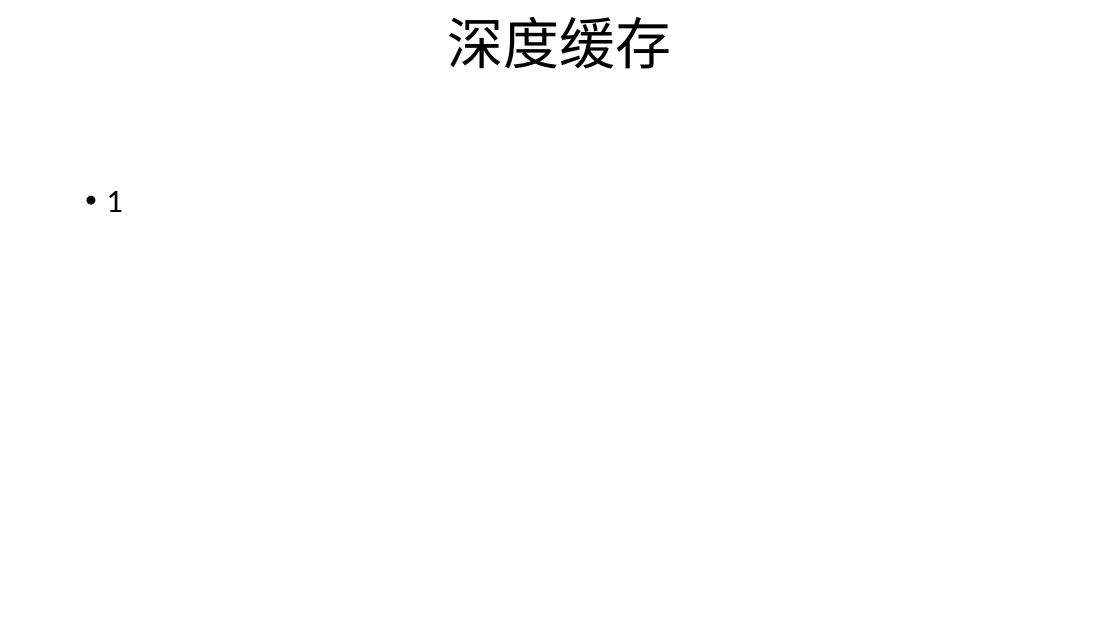
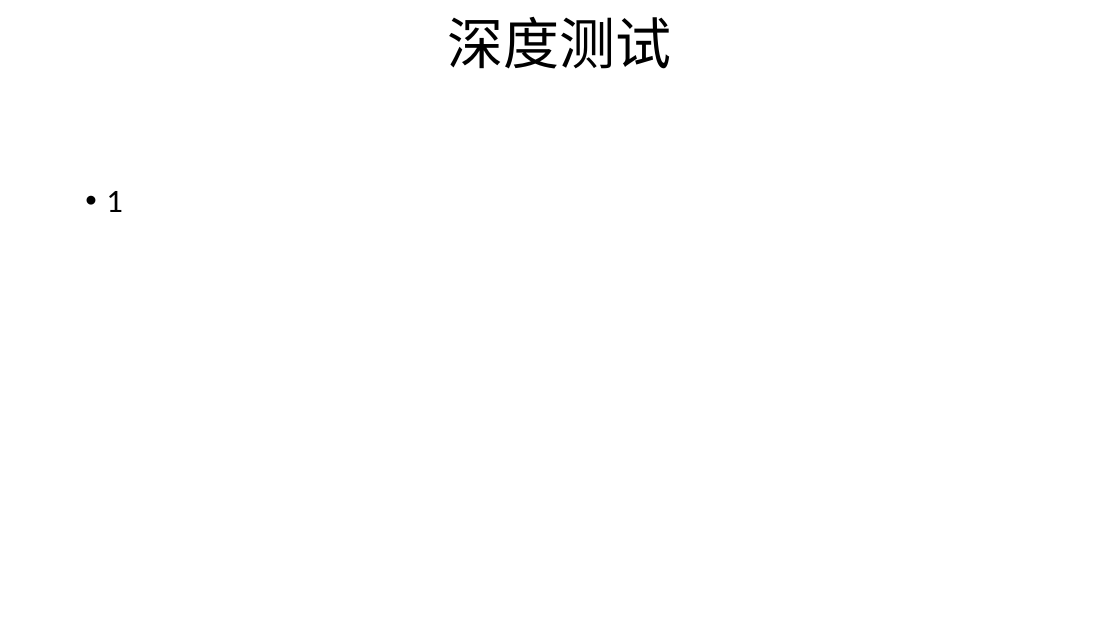
Before and after one commit to yuffyli/RenderDemo, a slide deck: slide 17 of renderDemo2.pptx (slide 18 before the commit). Drawn at 1120x630 pixels with LibreOffice and Linux fonts; fonts in the diff are those of the drawing. Boxes give left, top, right and bottom in pixels: in the first picture for what was removed or moved away, otherwise in the second. Text is boxed around its words. In the diff, an @@ line names an element or a change of style, - is before the commit and + after.

```diff
--- a/renderDemo2.pptx
+++ b/renderDemo2.pptx
@@ text at (448, 16, 672, 69): text changed @@
-深度缓存
+深度测试
```
Also in this commit, not shown: 6 other slides changed, 2 slides added, 1 slide removed, 3 other files.
